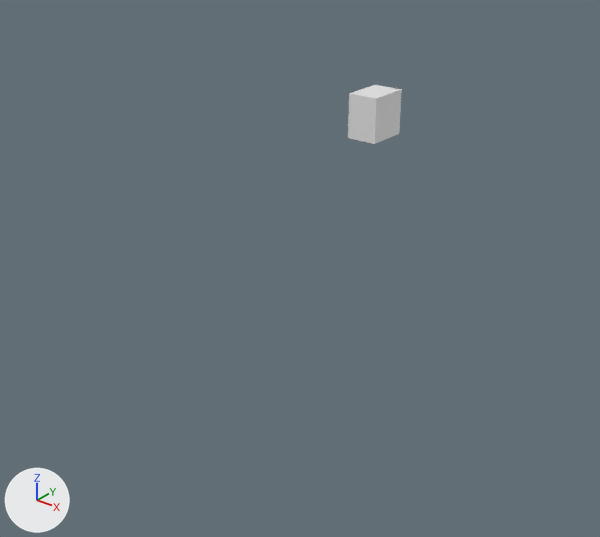
An edit to the Blender file data/Assets/Meshes/Parts/Building 1.blend, drawn before and after from the same camera.
Both versions are drawn from a camera (50 mm lens) standing at (24.1, -30.4, 21.9) and looking at (0.4, -0.7, 3.6). The lights are fixed; the arrows at lower left show +X, +Y and +Z. The same objects are shown in both versions, whatever each file hides.
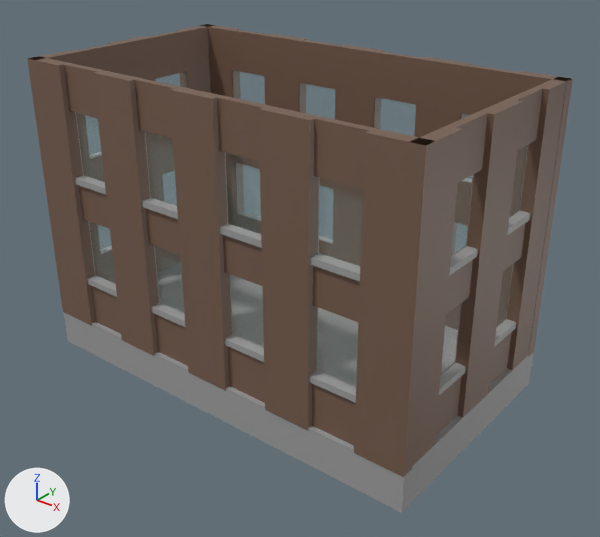
Where the newer file only moved an object's origin or applied its transform, the numbers keep the older frame.

Where the change shows, as pixel boxes (x1, y1, x2, y2) in the pictures (600 x 537 px):
'Cube.003', added (brown)
    after: (27, 56, 436, 477)
    faces in mat_m_bricks (brown #775d4e): (27, 56, 436, 477)
    faces in mat_m_window (cyan #c1e7e0): (75, 113, 363, 388)
    faces in mat_m_concrete (grey #9f9f9f): (75, 176, 360, 403)
'Cube.005', added
    after: (410, 77, 567, 466)
    faces in mat_m_bricks (brown #775d4e): (410, 77, 567, 466)
    faces in mat_m_window (cyan #c1e7e0): (441, 145, 528, 375)
    faces in mat_m_concrete (grey #9f9f9f): (439, 211, 530, 395)
'Cube.002', added (brown)
    after: (200, 24, 573, 357)
    faces in mat_m_bricks (brown #775d4e): (200, 24, 573, 357)
    faces in mat_m_window (cyan #c1e7e0): (233, 70, 470, 136)
'Cube.001', reshaped
    before: (348, 85, 402, 144)
    after: (64, 313, 534, 513)
'Cube.004', added (brown)
    after: (28, 25, 214, 93)
    faces in mat_m_bricks (brown #775d4e): (28, 25, 214, 93)
    faces in mat_m_window (cyan #c1e7e0): (155, 71, 188, 88)
part 1 of me_cube_001, deleted
    before: (348, 85, 402, 144)
part 2 of me_cube_001, added
    after: (64, 313, 534, 513)

Edits to the bpy script that builds the scene:
```text
Add mat_m_concrete:
    mat_m_concrete = principled_material('m_concrete')
    mat_m_concrete.base_color = (0.346, 0.346, 0.346)  # grey #9f9f9f
Add mat_m_window:
    mat_m_window = principled_material('m_window')
    mat_m_window.base_color = (0.535, 0.8, 0.743)  # cyan #c1e7e0
    mat_m_window.alpha = 0.115
Add mat_m_bricks:
    mat_m_bricks = principled_material('m_bricks')
    mat_m_bricks.base_color = (0.184, 0.11, 0.0757)  # brown #775d4e
Change me_cube_001:
    where me_cube_001.from_pydata(...)  # 8 vertices, 6 faces; spans x -7.96..-5.96, y -1.0..1.0, z -1.0..1.0
    used by ob_cube_001; location = (5.66, 6.72, 9.81); scale = (0.864, 1.23, 1.23)
    verts and faces of me_cube_001; kept vertices keep their numbers, new ones are numbered from 8
    before: 0 (-7.96, -1.0, -1.0) at pixel (347, 138), 1 (-7.96, -1.0, 1.0) at pixel (349, 93), 2 (-7.96, 1.0, -1.0), 3 (-7.96, 1.0, 1.0) at pixel (375, 84), 4 (-5.96, -1.0, -1.0) at pixel (374, 144)
    before: 5 (-5.96, -1.0, 1.0) at pixel (376, 98), 6 (-5.96, 1.0, -1.0) at pixel (399, 133), 7 (-5.96, 1.0, 1.0) at pixel (401, 89)
    me_cube_001 part 1
    add delete_vertices([*range(0, 8)])  # with the faces that use them
    me_cube_001 part 2
    add verts[8] = (-19.2, -11.36, -9.55)  # pixel (67, 341)
    add verts[9] = (-19.2, -11.36, -7.92)  # pixel (63, 309)
    add verts[10] = (-19.2, -1.51, -9.55)
    add verts[11] = (-19.2, -1.51, -7.92)
    add for new, old in zip([*range(12, 16)], [*range(8, 12)]): verts[new] = verts[old] + (25.31, 0.0, 0.0)
    add faces += [(8, 9, 11, 10), (10, 11, 15, 14), (12, 14, 15, 13), (8, 12, 13, 9), (9, 13, 15, 11)]
    add me_cube_001.materials.append(mat_m_concrete)  # grey #9f9f9f
Add me_cube_004:
    me_cube_004.from_pydata(...)  # 184 vertices, 172 faces; spans x -1.22..10.94, y -0.18..0.46, z -6.85..6.85
    # faces by material slot: [156, 12, 4]
    me_cube_004.materials.append(mat_m_bricks)  # brown #775d4e
    me_cube_004.materials.append(mat_m_concrete)  # grey #9f9f9f
    me_cube_004.materials.append(mat_m_window)  # cyan #c1e7e0
Add me_cube_005:
    me_cube_005.from_pydata(...)  # 304 vertices, 323 faces; spans x -10.9..10.9, y -0.2..0.5, z -6.9..6.9
    # faces by material slot: [262, 53, 8]
    me_cube_005.materials.append(mat_m_bricks)  # brown #775d4e
    me_cube_005.materials.append(mat_m_concrete)  # grey #9f9f9f
    me_cube_005.materials.append(mat_m_window)  # cyan #c1e7e0
Add me_cube_002:
    me_cube_002.from_pydata(...)  # 304 vertices, 294 faces; spans x -10.9..10.9, y -0.2..0.5, z -6.9..6.9
    # faces by material slot: [262, 24, 8]
    me_cube_002.materials.append(mat_m_bricks)  # brown #775d4e
    me_cube_002.materials.append(mat_m_concrete)  # grey #9f9f9f
    me_cube_002.materials.append(mat_m_window)  # cyan #c1e7e0
Add ob_cube_005:
    ob_cube_005 = bpy.data.objects.new('Cube.005', me_cube_004)
    ob_cube_005.location = (10.47, 3.68, 6.82)
    ob_cube_005.rotation_euler = (0.0, 0.0, 4.712)  # degrees (0, 0, 270)
Add ob_cube_004:
    ob_cube_004 = bpy.data.objects.new('Cube.004', me_cube_004.copy())
    ob_cube_004.location = (-10.47, -6.04, 6.82)
    ob_cube_004.rotation_euler = (0.0, 0.0, 1.571)  # degrees (0, 0, 90)
Add ob_cube_003:
    ob_cube_003 = bpy.data.objects.new('Cube.003', me_cube_005)
    ob_cube_003.location = (0.0, -6.81, 6.82)
    ob_cube_003.rotation_euler = (0.0, 0.0, 3.142)  # degrees (0, 0, 180)
Add ob_cube_002:
    ob_cube_002 = bpy.data.objects.new('Cube.002', me_cube_002)
    ob_cube_002.location = (0.0, 4.44, 6.82)
```
